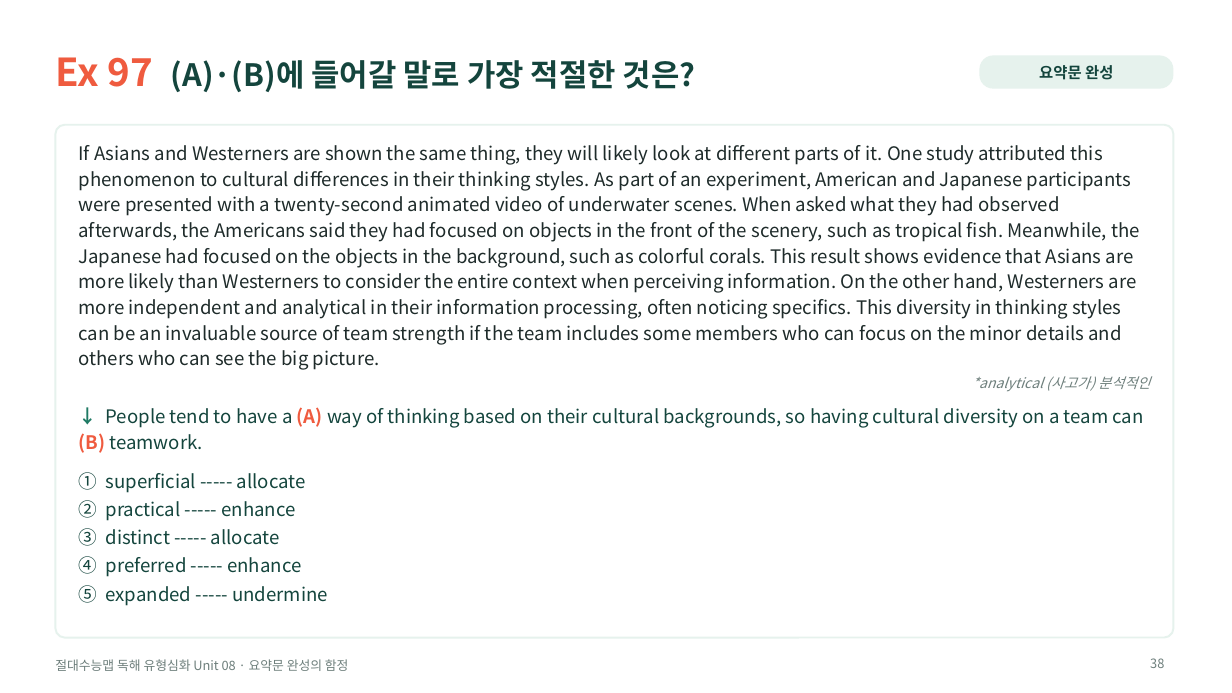
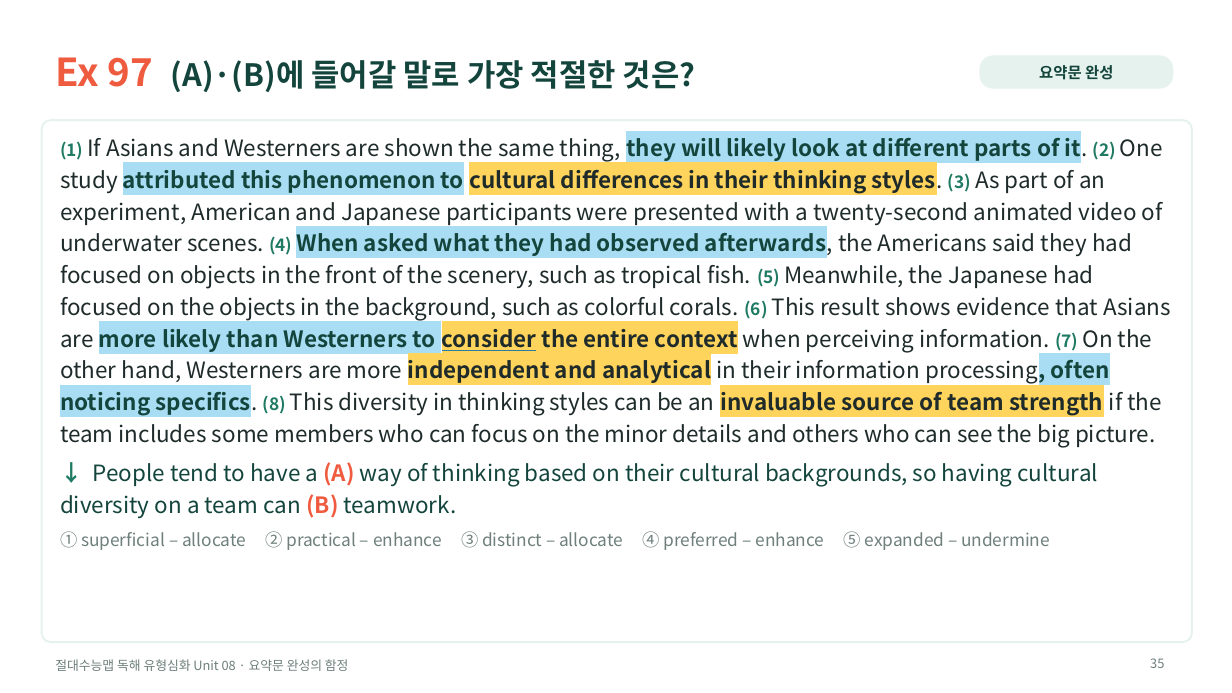
Before and after one commit to HUFSDavid/HUFSDavid, a slide deck: slide 35 of 절대수능맵_독해유형심화_Unit08_수업PPT.pptx (slide 38 before the commit). Drawn at 1232x693 pixels with LibreOffice and Linux fonts; fonts in the diff are those of the drawing. Boxes give left, top, right and bottom in pixels: in the first picture for what was removed or moved away, otherwise in the second. Text is boxed around its words. In the diff, an @@ line names an element or a change of style, - is before the commit and + after.

```diff
--- a/절대수능맵_독해유형심화_Unit08_수업PPT.pptx
+++ b/절대수능맵_독해유형심화_Unit08_수업PPT.pptx
@@ rounded rectangle: place and size @@
-rounded rectangle at <box>55,125,1174,638</box>
+rounded rectangle at <box>42,120,1192,642</box>
@@ text at <box>60,134,1171,448</box>: text changed; size 14.5 to 17.5 pt @@
-If Asians and Westerners are shown the same thing, they will likely look at different parts of it. One study attributed this phenomenon to cultural differences in their thinking styles. As part of an experiment, American and Japanese participants were presented with a twenty-second animated video of underwater scenes. When asked what they had observed afterwards, the Americans said they had focused on objects in the front of the scenery, such as tropical fish. Meanwhile, the Japanese had focused on the objects in the background, such as colorful corals. This result shows evidence that Asians are more likely than Westerners to consider the entire context when perceiving information. On the other hand, Westerners are more independent and analytical in their information processing, often noticing specifics. This diversity in thinking styles can be an invaluable source of team strength if the team includes some members who can focus on the minor details and others who can see the big picture.
-*analytical (사고가) 분석적인
+(1) If Asians and Westerners are shown the same thing, they will likely look at different parts of it. (2) One study attributed this phenomenon to cultural differences in their thinking styles. (3) As part of an experiment, American and Japanese participants were presented with a twenty-second animated video of underwater scenes. (4) When asked what they had observed afterwards, the Americans said they had focused on objects in the front of the scenery, such as tropical fish. (5) Meanwhile, the Japanese had focused on the objects in the background, such as colorful corals. (6) This result shows evidence that Asians are more likely than Westerners to consider the entire context when perceiving information. (7) On the other hand, Westerners are more independent and analytical in their information processing, often noticing specifics. (8) This diversity in thinking styles can be an invaluable source of team strength if the team includes some members who can focus on the minor details and others who can see the big picture.
@@ text "(1) If Asians and Westerners ...": place and size @@
-text "(1) If Asians and Westerners ..." at <box>79,145,1150,606</box>
+text "(1) If Asians and Westerners ..." at <box>60,134,1171,550</box>
@@ text at <box>60,462,1098,519</box>: size 14.5 to 17.5 pt in "↓ People tend to have a (A) ..."; line spacing 1.15 to 1.18; less space between paragraphs @@
@@ text at <box>60,531,1050,550</box>: text changed; size 14.5 to 13.5 pt; text colour #14453D to #6E7F7C @@
-① superficial ----- allocate
-② practical ----- enhance
-③ distinct ----- allocate
-④ preferred ----- enhance
-⑤ expanded ----- undermine
+① superficial – allocate ② practical – enhance ③ distinct – allocate ④ preferred – enhance ⑤ expanded – undermine
@@ page number at <box>1150,658,1164,668</box>: text changed @@
-38
+35
```
Also in this commit, not shown: 51 other slides changed, 14 slides added, 29 slides removed, 5 other files.
